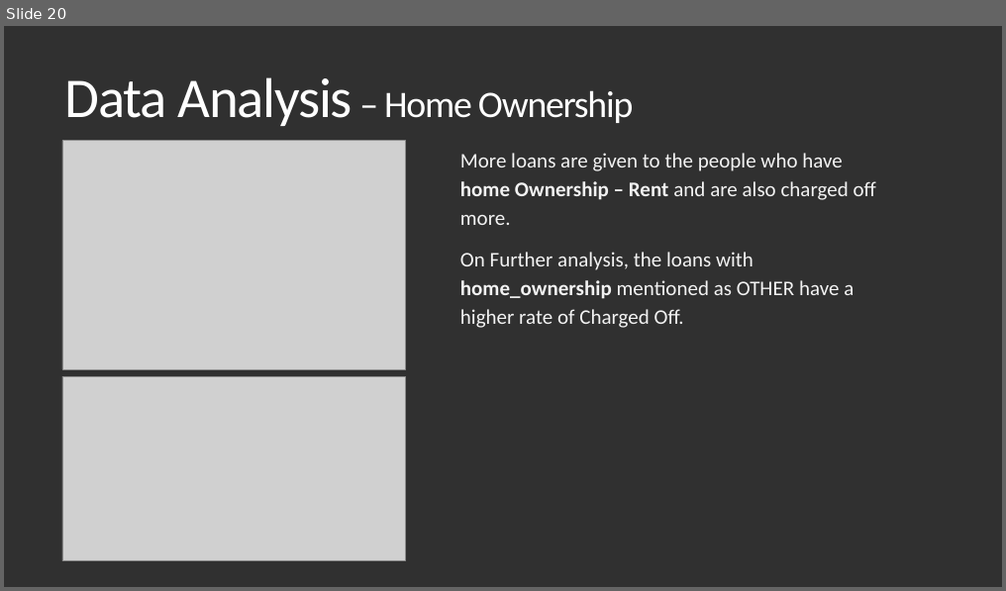
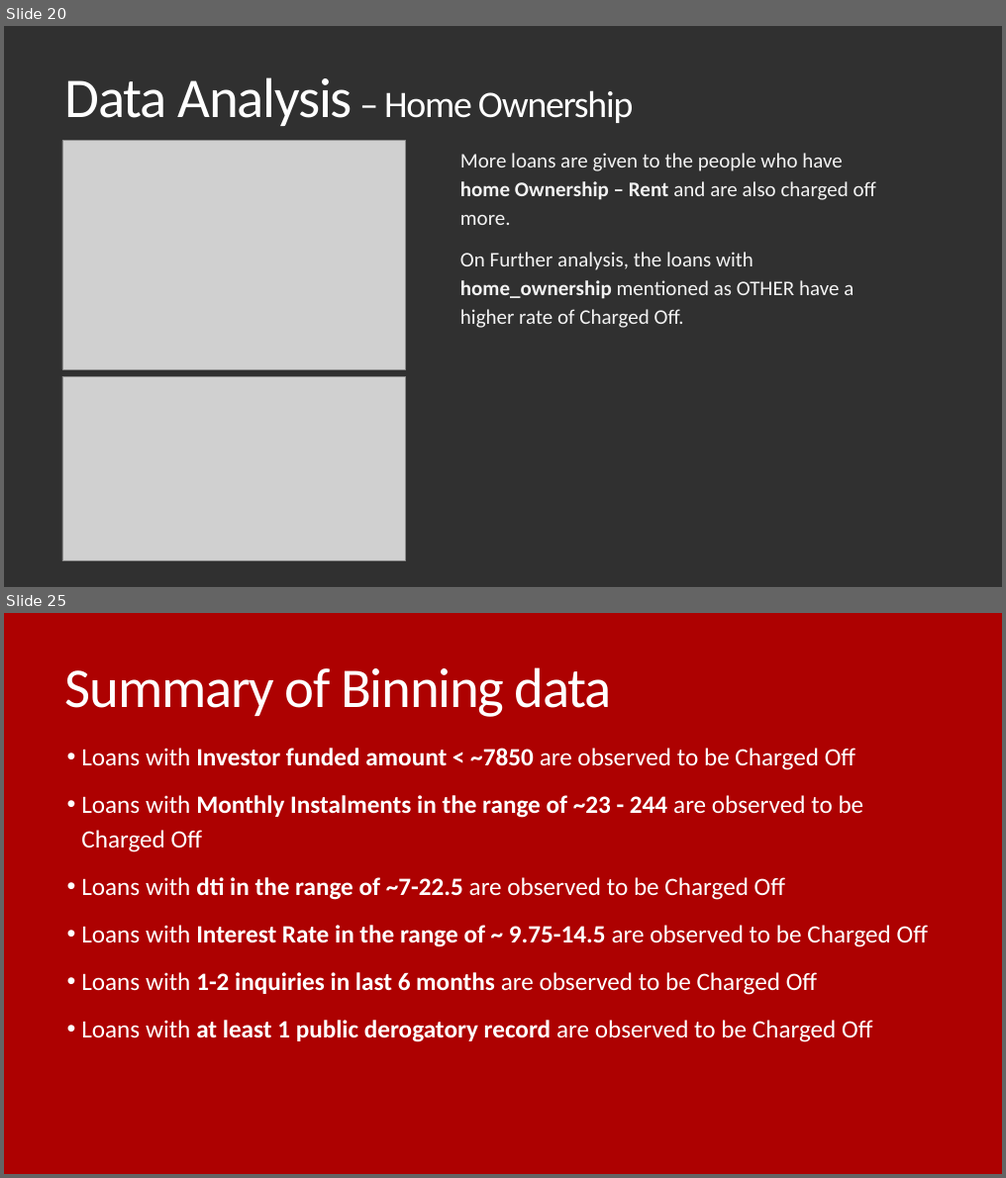
Before and after one commit to Vasista-Eranki/LendingClubCaseStudy, a slide deck: Lending Club Case Study.pptx. Shown one above the other, each under a label of ours: slide 20 before the commit, slides 20 and 25 after it; the slides between them are not shown. The pictures are 1006x591 and 1006x1178 pixels, drawn with LibreOffice and Linux fonts; fonts in the diff are those of the drawing; grey boxes stand for pictures. Boxes give left, top, right and bottom in pixels: in the first picture for what was removed or moved away, otherwise in the second. Text is boxed around its words. In the diff, an @@ line names an element or a change of style, - is before the commit and + after.

```diff
--- a/Lending Club Case Study.pptx
+++ b/Lending Club Case Study.pptx
@@ slide 25 added at <box>4,613,1002,1174</box>, background #AD0101 @@
@@ title added at <box>65,667,612,717</box>, 54 pt, text #FFFFFF @@
+Summary of Binning data
@@ text added at <box>81,748,928,1043</box>, 24 pt, text #FFFFFF @@
+• Loans with Investor funded amount < ~7850 are observed to be Charged Off
+• Loans with Monthly Instalments in the range of ~23 - 244 are observed to be Charged Off
+• Loans with dti in the range of ~7-22.5 are observed to be Charged Off
+• Loans with Interest Rate in the range of ~ 9.75-14.5 are observed to be Charged Off
+• Loans with 1-2 inquiries in last 6 months are observed to be Charged Off
+• Loans with at least 1 public derogatory record are observed to be Charged Off
```
Also in this commit, not shown: 1 slide changed, 13 other slides added.
